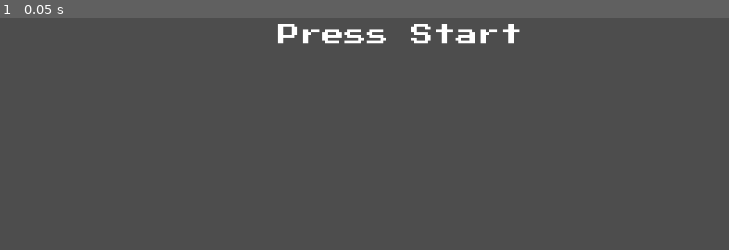
Above: before the commit, frame 1.
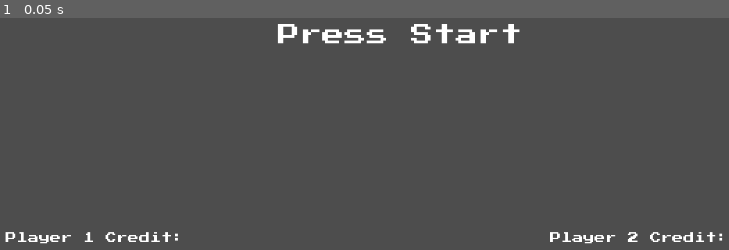
Above: after the commit, the same moment.

Repository: FruitTreeDork/Arcade-Project
Game: Godot game, scene res://scenes/title_screen.tscn
Two runs of this game, one before a commit and one after it. Both use one fixed random seed, a clock stepped at 60 frames per second and the inputs below. The project has no main scene, so this scene is started directly.
Inputs:
- Up to frame 1 (0.05 s): no input

The runs differ from the first frame. In frame 1, 0.8% of the frame differs, in the area x 0-100%, y 92-98%.

Commit message:
more labels

Diff:
--- /dev/null
+++ b/arcade-project-godot/scenes/prefabs/fade_anim_node.tscn
@@ -0,0 +1,5 @@
+[gd_scene format=3 uid="uid://53inlstl8qme"]
+
+[node name="fade_anim_node" type="Node2D"]
+
+[node name="AnimationPlayer" type="AnimationPlayer" parent="."]
--- a/arcade-project-godot/scenes/title_screen.tscn
+++ b/arcade-project-godot/scenes/title_screen.tscn
@@ -1,8 +1,10 @@
-[gd_scene load_steps=2 format=3 uid="uid://g4td5lychi3m"]
+[gd_scene load_steps=3 format=3 uid="uid://g4td5lychi3m"]
 
 [ext_resource type="FontFile" uid="uid://cxsi02fqku2x1" path="res://fonts/PressStart2P-Regular.ttf" id="1_fgkus"]
+[ext_resource type="Script" uid="uid://j4rqkemobd4l" path="res://scripts/title_screen.gd" id="1_sa3yf"]
 
 [node name="title_screen" type="Node2D"]
+script = ExtResource("1_sa3yf")
 metadata/_edit_vertical_guides_ = [576.0, 0.0, 1152.0]
 metadata/_edit_horizontal_guides_ = [0.0, 648.0, 324.0]
 
@@ -15,6 +17,26 @@
 theme_override_font_sizes/font_size = 32
 text = "Press Start"
 
+[node name="Label2" type="Label" parent="."]
+offset_left = 8.0
+offset_top = 608.0
+offset_right = 360.0
+offset_bottom = 640.0
+theme_override_fonts/font = ExtResource("1_fgkus")
+theme_override_font_sizes/font_size = 16
+text = "Player 1 Credit: "
+
+[node name="Label3" type="Label" parent="."]
+offset_left = 792.0
+offset_top = 608.0
+offset_right = 1144.0
+offset_bottom = 640.0
+theme_override_fonts/font = ExtResource("1_fgkus")
+theme_override_font_sizes/font_size = 16
+text = "Player 2 Credit: "
+
 [node name="AnimationPlayer" type="AnimationPlayer" parent="."]
 
 [node name="Timer" type="Timer" parent="."]
+
+[connection signal="timeout" from="Timer" to="." method="_on_timer_timeout"]
--- /dev/null
+++ b/arcade-project-godot/scripts/title_screen.gd
@@ -0,0 +1,15 @@
+extends Node2D
+
+
+# Called when the node enters the scene tree for the first time.
+func _ready() -> void:
+	pass # Replace with function body.
+
+
+# Called every frame. 'delta' is the elapsed time since the previous frame.
+func _process(delta: float) -> void:
+	pass
+
+
+func _on_timer_timeout() -> void:
+	pass # Replace with function body.
Not shown, added: arcade-project-godot/scripts/title_screen.gd.uid
